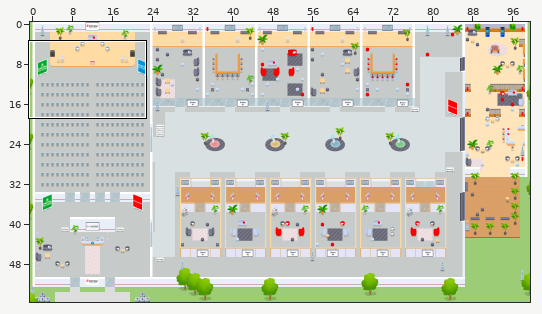
Tiled map (JSON): map.tmj. Above: a wide view before the commit, with the close-up outlined.
Close-up. Earlier state:
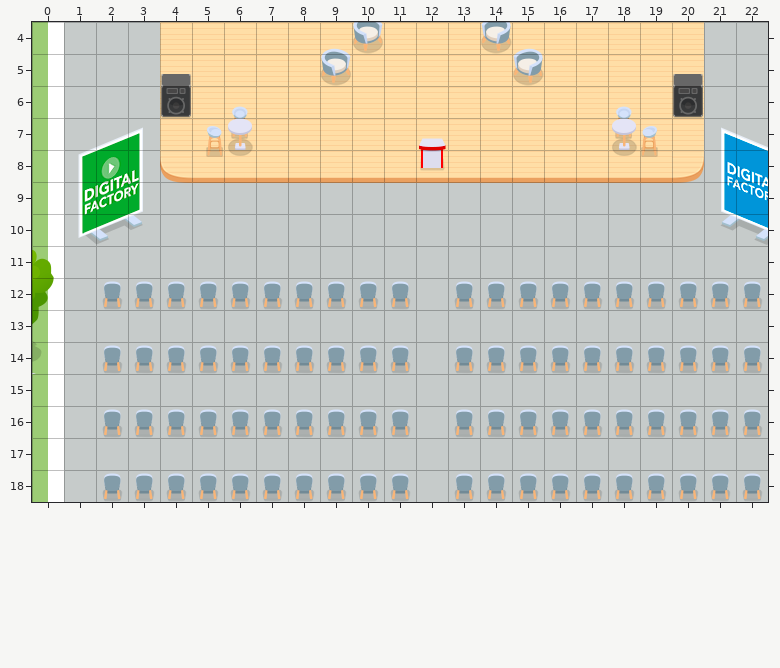
Cells are 32x32 px. Shown: x 0..22, y 4..18.
New version:
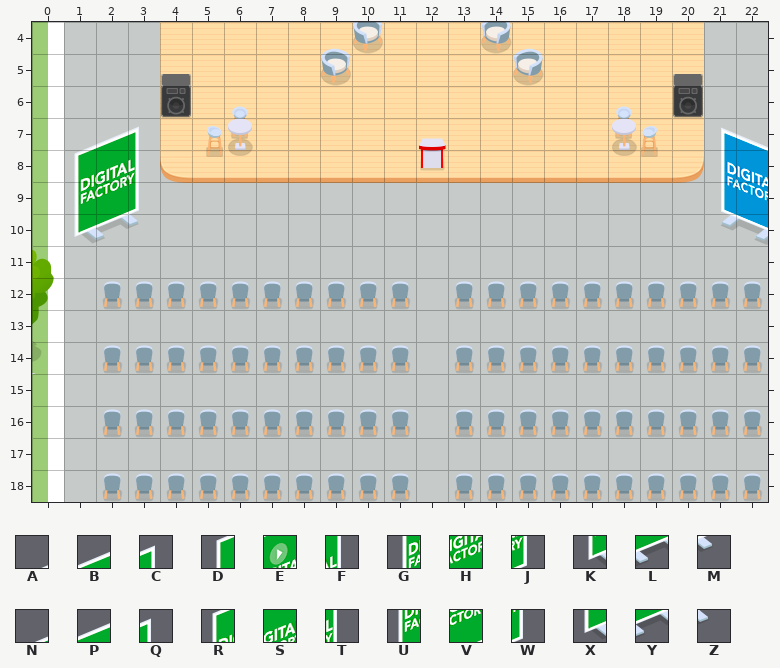
Key: from "Flat_Office": A 1355, B 1356, C 1357, D 1419, E 1420, F 1421, G 1483, H 1484, J 1485, K 1547, L 1548, M 1549, N 1870, P 1871, Q 1872, R 1934, S 1935, T 1936, U 1998, V 1999, W 2000, X 2062, Y 2063, Z 2064.
_ is an empty cell, . an unchanged one.
Diff:
--- layer "furniture/furniture1"
@@ x 1..3 @@
-10 KLM
+10 XYZ
--- layer "above/above1"
@@ x 1..3 @@
- 7 ABC
- 8 DEF
- 9 GHJ
+ 7 NPQ
+ 8 RST
+ 9 UVW
